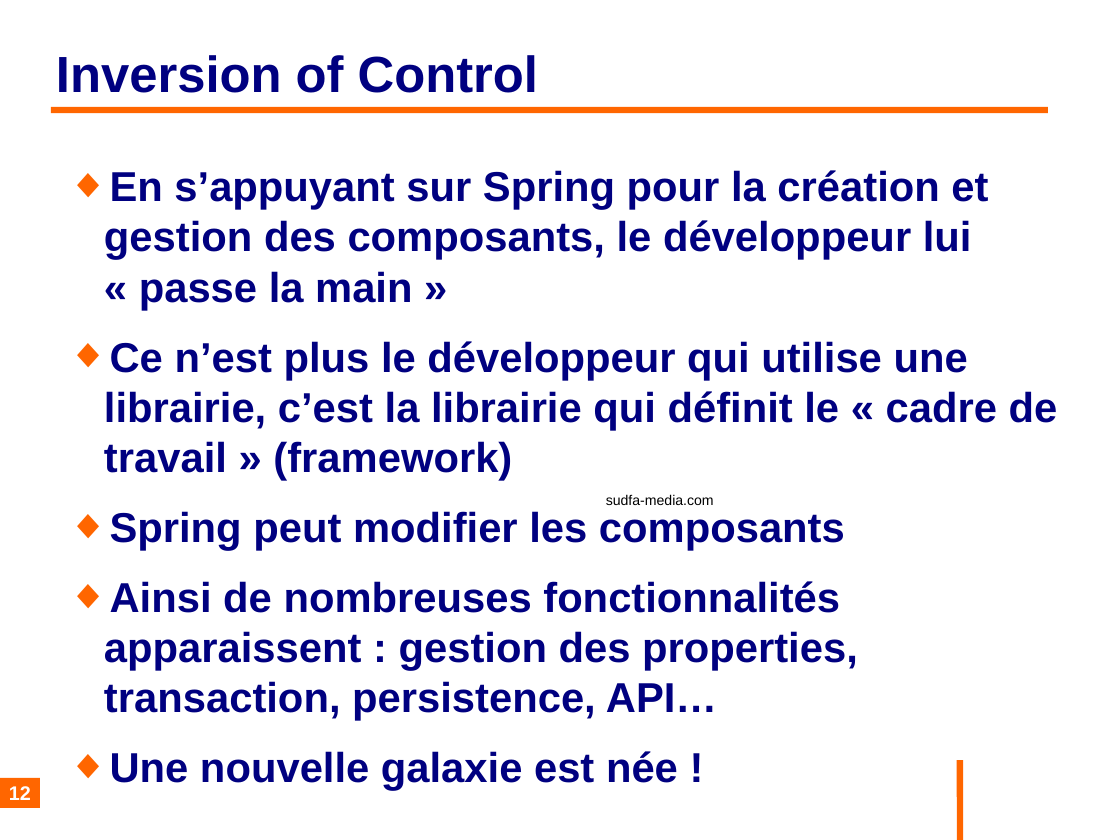
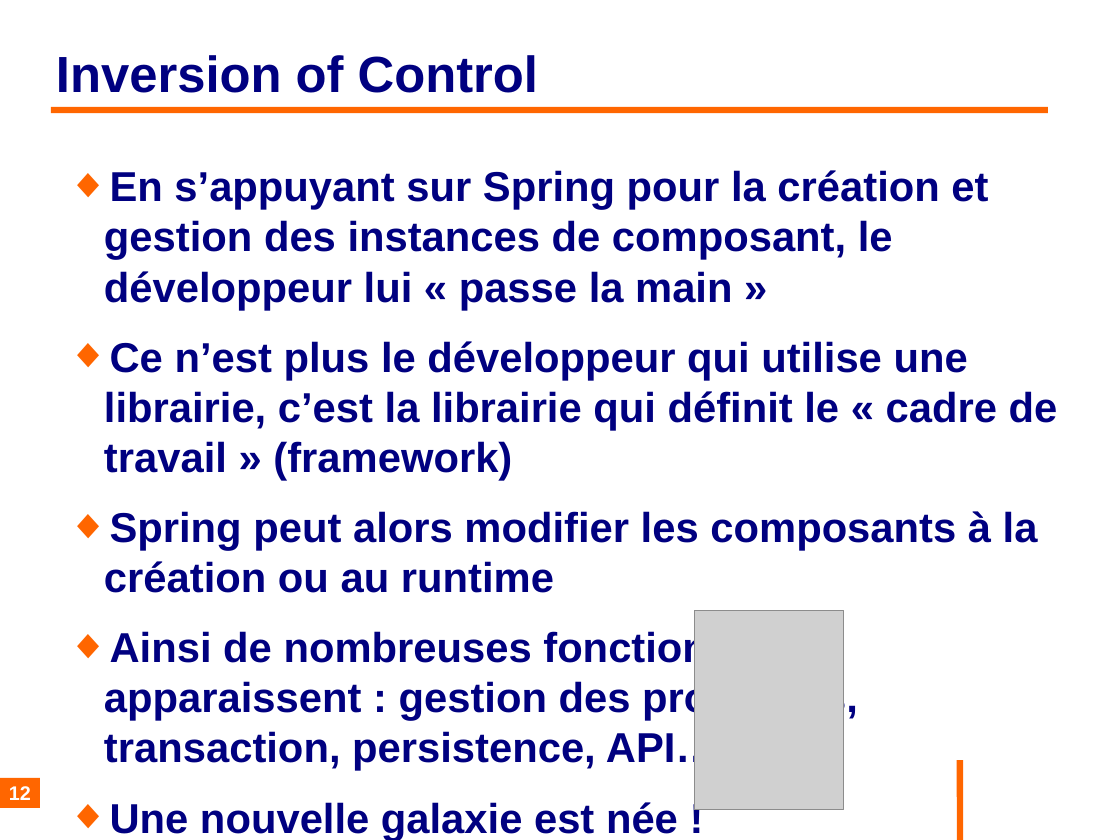
Before and after one commit to philphils/formation-spring-boot, a slide deck: slide 12 of Documentation/diapo_formation_spring_boot.odp. Drawn at 1120x840 pixels with LibreOffice and Linux fonts; fonts in the diff are those of the drawing; grey boxes stand for pictures; background and template pictures are left out. Boxes give left, top, right and bottom in pixels: in the first picture for what was removed or moved away, otherwise in the second. Text is boxed around its words. In the diff, an @@ line names an element or a change of style, - is before the commit and + after.

```diff
--- a/Documentation/diapo_formation_spring_boot.odp
+++ b/Documentation/diapo_formation_spring_boot.odp
@@ text at box(104, 170, 988, 310): text changed @@
-◆ En s’appuyant sur Spring pour la création et gestion des composants, le développeur lui « passe la main »
+◆ En s’appuyant sur Spring pour la création et gestion des instances de composant, le développeur lui « passe la main »
@@ text removed at box(606, 494, 714, 505) @@
-sudfa-media.com
@@ text at box(104, 511, 1038, 593): text changed @@
-◆ Spring peut modifier les composants
+◆ Spring peut alors modifier les composants à la création ou au runtime
@@ picture added at box(694, 610, 844, 809) @@
```
Also in this commit, not shown: 8 other slides changed, 19 slides added.
